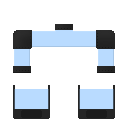
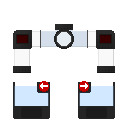
Before/after of a 128×128 layered artwork. What changed in the layer stack:
removed layer "Layer 5" over bbox(79, 85, 114, 111)
added layer "Layer 13" above "Layer 12" over bbox(54, 29, 74, 49)
added layer "Layer 12" above "Layer 10" over bbox(37, 81, 91, 93)
added layer "Layer 10" above "Layer 9" over bbox(40, 30, 41, 48)
added layer "Layer 9" above "Layer 8" over bbox(87, 30, 88, 48)
added layer "Layer 8" above "Layer 7" over bbox(16, 34, 29, 44)
added layer "Layer 7" above "Layer 4" over bbox(99, 34, 112, 44)
painted on "Layer 4" over bbox(13, 82, 115, 111)
added layer "Layer 2 copy 3" (70%) above "Layer 2 copy 2" over bbox(14, 31, 114, 66)
added layer "Layer 2 copy 2" (70%) above "Layer 2 copy 4" over bbox(14, 31, 114, 66)
added layer "Layer 2 copy 4" (30%) above "Layer 2" over bbox(14, 30, 88, 50)
"Layer 2": opacity 100% → 70%, painted on it over bbox(14, 30, 114, 66)
